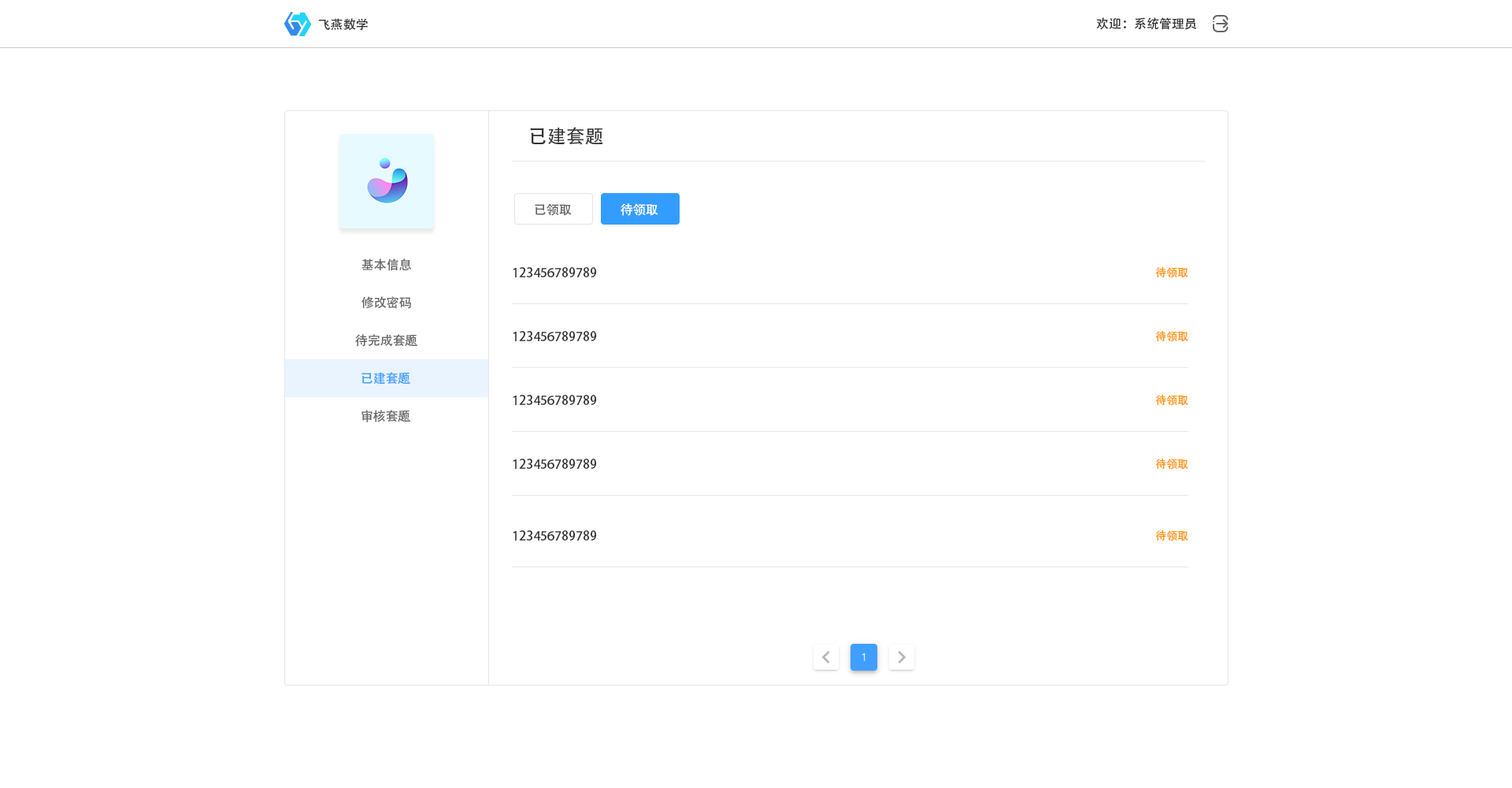
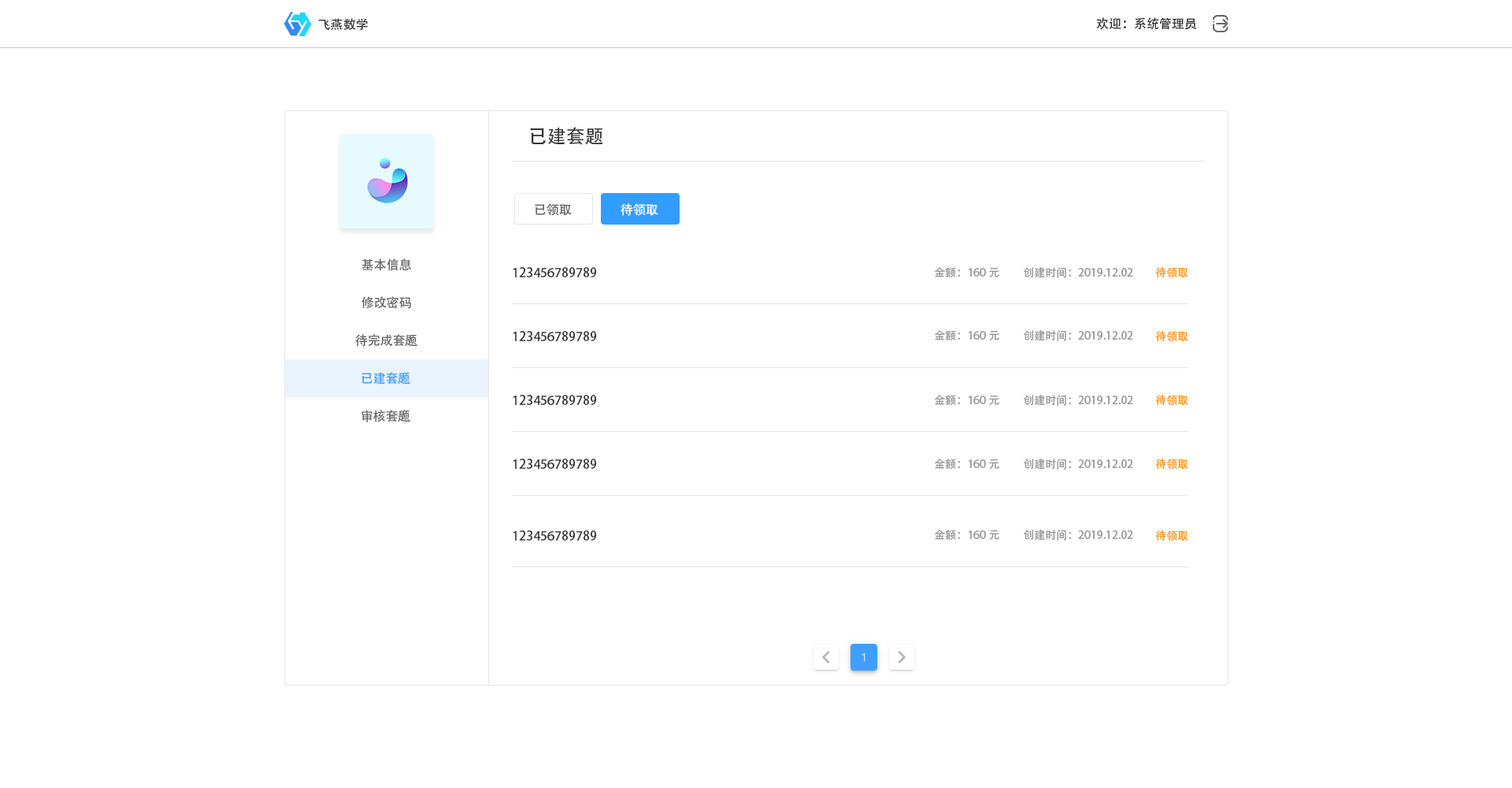
The second w=1512, h=788 image is a revision of the first. Changes to its layers:
added layer "创建时间：2019.12.02 拷贝 4" above "金额：160元 拷贝 4" over left=1024, top=267, right=1134, bottom=279
added layer "金额：160元 拷贝 4" above "创建时间：2019.12.02 拷贝 3" over left=934, top=267, right=1000, bottom=278
added layer "创建时间：2019.12.02 拷贝 3" above "金额：160元 拷贝 3" over left=1024, top=330, right=1134, bottom=342
added layer "金额：160元 拷贝 3" above "创建时间：2019.12.02 拷贝 2" over left=934, top=330, right=1000, bottom=341
added layer "创建时间：2019.12.02 拷贝 2" above "金额：160元 拷贝 2" over left=1024, top=394, right=1134, bottom=406
added layer "金额：160元 拷贝 2" above "创建时间：2019.12.02 拷贝" over left=934, top=394, right=1000, bottom=405
added layer "创建时间：2019.12.02 拷贝" above "金额：160元 拷贝" over left=1024, top=458, right=1134, bottom=470
added layer "金额：160元 拷贝" above "创建时间：2019.12.02" over left=934, top=458, right=1000, bottom=469
added layer "创建时间：2019.12.02" above "金额：160元" over left=1024, top=529, right=1134, bottom=541
added layer "金额：160元" above "矩形 2 拷贝 6" over left=934, top=529, right=1000, bottom=540
